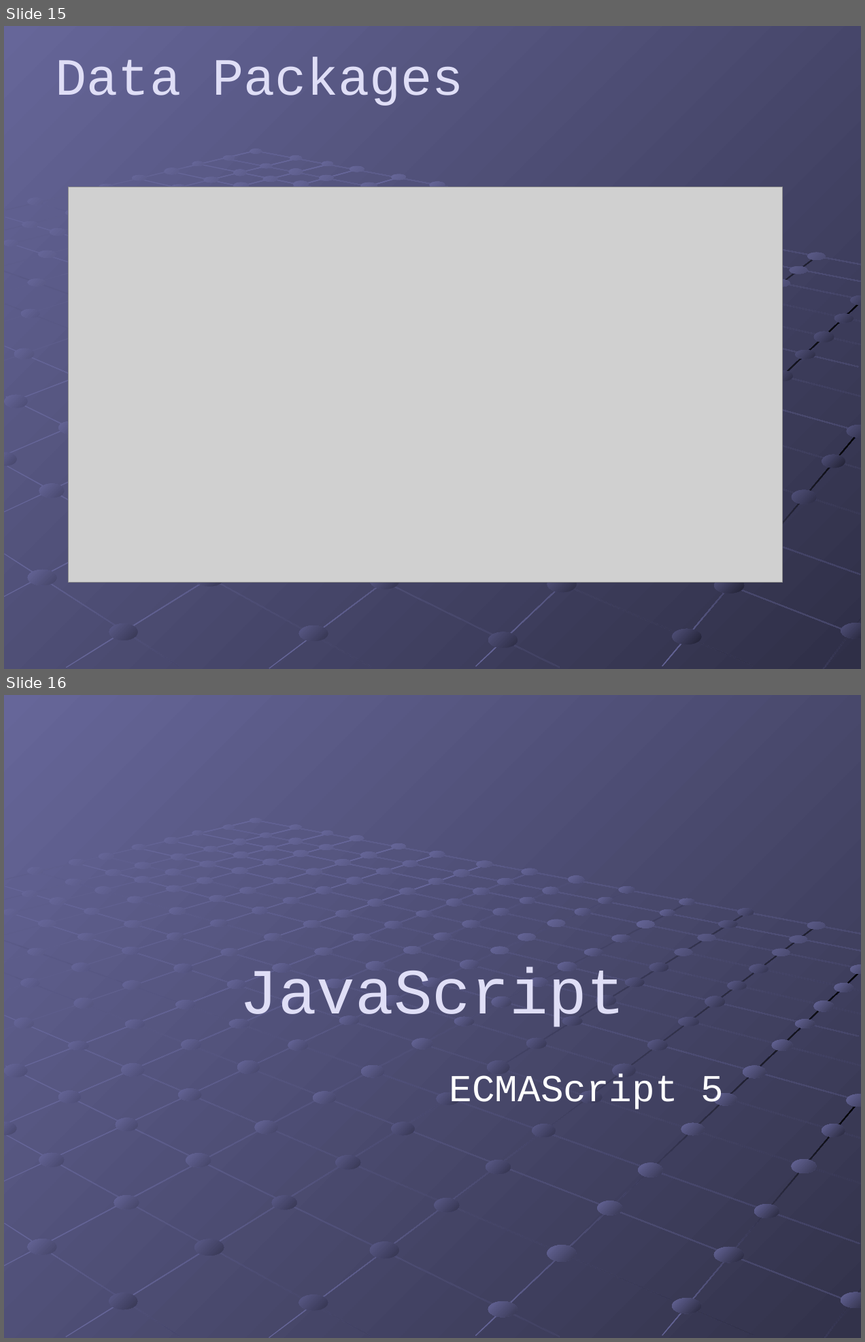
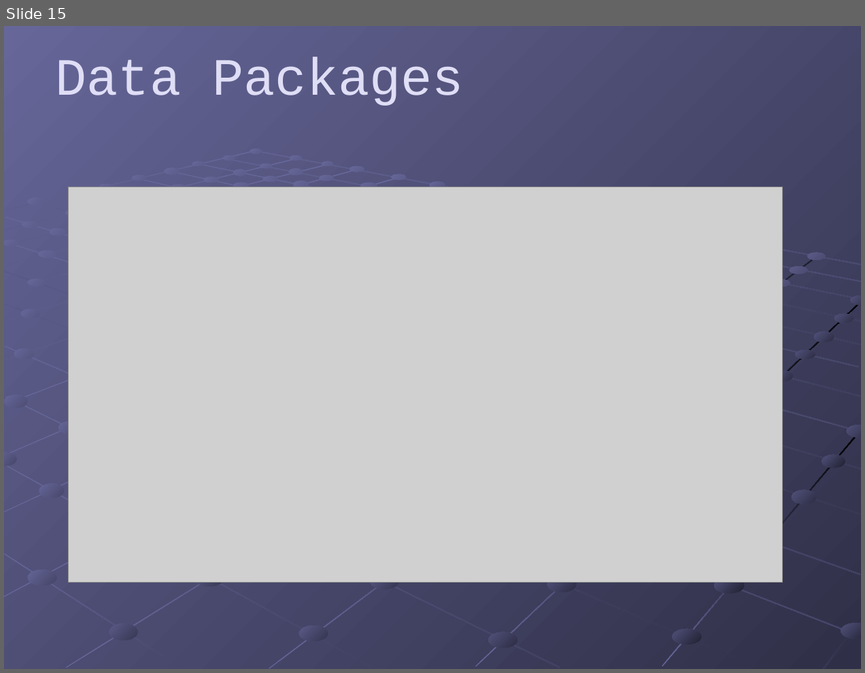
Before and after one commit to szanlin/impres-java-foundations, a slide deck: Ext Js4 Introduce.ppt. Shown one above the other, each under a label of ours: slides 15 and 16 before the commit, slide 15 after it. The pictures are 865x1342 and 865x673 pixels, drawn with LibreOffice and Linux fonts; fonts in the diff are those of the drawing; grey boxes stand for pictures. Boxes give left, top, right and bottom in pixels: in the first picture for what was removed or moved away, otherwise in the second. Text is boxed around its words. In the diff, an @@ line names an element or a change of style, - is before the commit and + after.

```diff
--- a/Ext Js4 Introduce.ppt
+++ b/Ext Js4 Introduce.ppt
@@ slide 16 removed at <box>4,695,861,1338</box>, background gradient #666699 to #32324A; not listed: 37 template elements that a slide beside it also shows @@
@@ title removed at <box>239,967,625,1027</box> @@
-JavaScript
@@ subtitle removed at <box>449,1074,723,1109</box> @@
-ECMAScript 5
@@ group removed at <box>4,819,861,1338</box>: 159 ellipses, 19 rectangles @@
```
Also in this commit, not shown: 4 slides changed, 9 slides added, 1 other slide removed.
